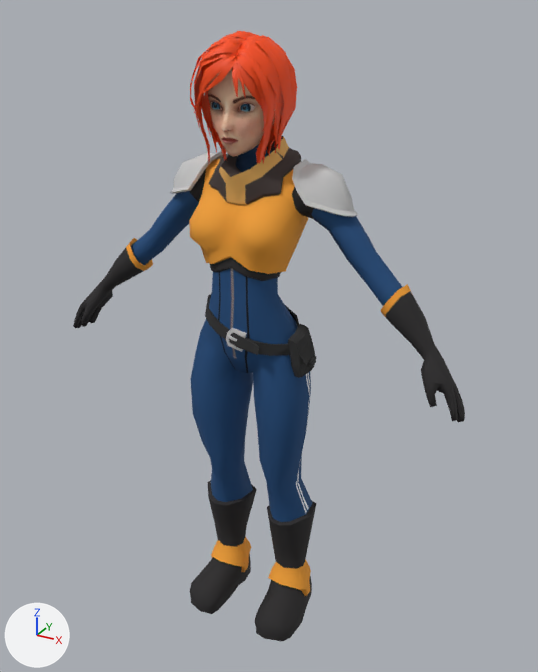
One commit to the FBX model assets build/Models/Jenny/Jenny.FBX: the scene before it, then after it.
Rendered twice from a 50 mm lens placed at (0.938, -1.616, 1.737), pointed at (0.029, 0.038, 0.911). Every picture has the same lights, and +X, +Y and +Z are marked at lower left. Where no turn or scale is listed for an object, it has been applied to the vertices.

In view in the first picture: 'Belt Buckle001', 'Belt001', 'Hair002', 'Jenny001', 'Shoulder Pads001'.
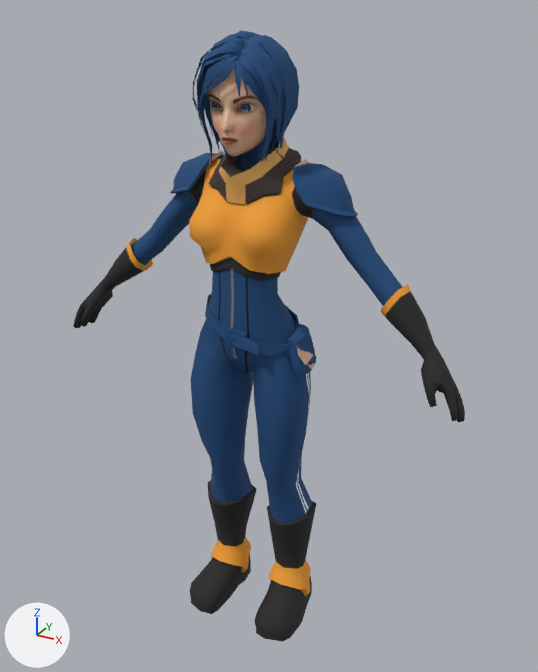
What the commit changed:
me_jenny001_ncl1_1 is used by ob_jenny001; location (0.0, -0.007, 0.0).
me_jenny001_ncl1_1 had 1262 vertices, 2456 faces and spanned x -0.6..0.6, y -0.14..0.13, z 0.0..1.66.
me_jenny001_ncl1_1 now has 2742 vertices, 4574 faces and spans x -0.6..0.6, y -0.14..0.13, z 0.0..1.69.
me_jenny001_ncl1_1 part 1: 1298 vertices added at x -0.27..0.27, y -0.13..0.12, z 1.27..1.69.
me_jenny001_ncl1_1 part 2: 182 vertices added at x -0.12..0.19, y -0.11..0.07, z 0.86..1.04.
Object 'Belt001' (ob_belt001) is deleted.
Object 'Hair002' (ob_hair002) is deleted.
Object 'Shoulder Pads001' (ob_shoulder_pads001) is deleted.
Object 'Belt Buckle001' (ob_belt_buckle001) is deleted.

Boxes (x1, y1, x2, y2) around the edits, measured in the pictures (538 x 672 px):
'Jenny001', reshaped (7% taller)
    before: (73, 68, 465, 642)
    after: (73, 30, 465, 642)
'Hair002', deleted
    before: (190, 31, 297, 166)
'Shoulder Pads001', deleted
    before: (169, 151, 358, 217)
'Belt001', deleted (black)
    before: (205, 294, 316, 378)
'Belt Buckle001', deleted
    before: (226, 328, 247, 352)
part 1 of me_jenny001_ncl1_1, added (blue)
    after: (169, 30, 358, 217)
part 2 of me_jenny001_ncl1_1, added (blue)
    after: (205, 294, 316, 378)
